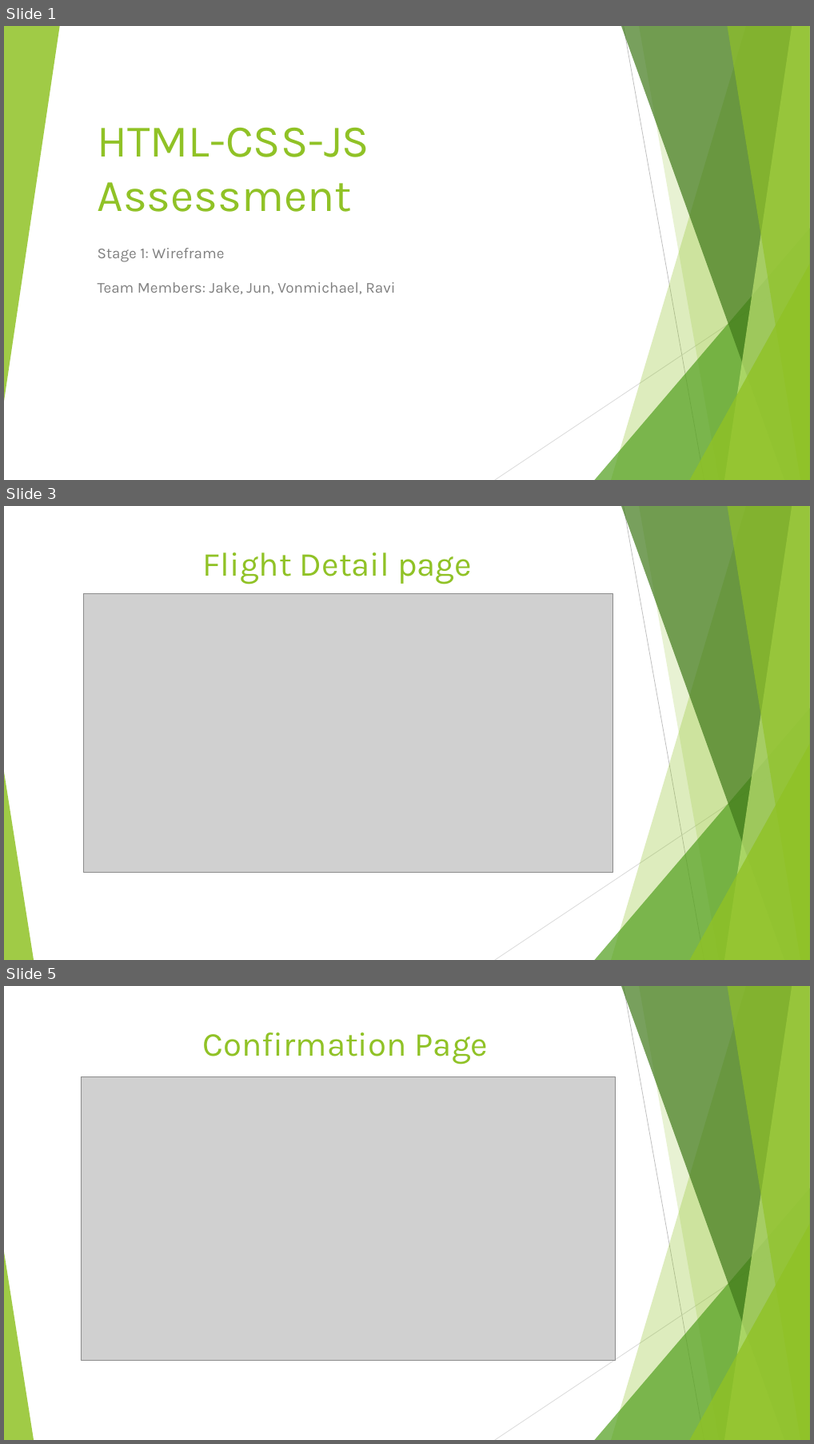
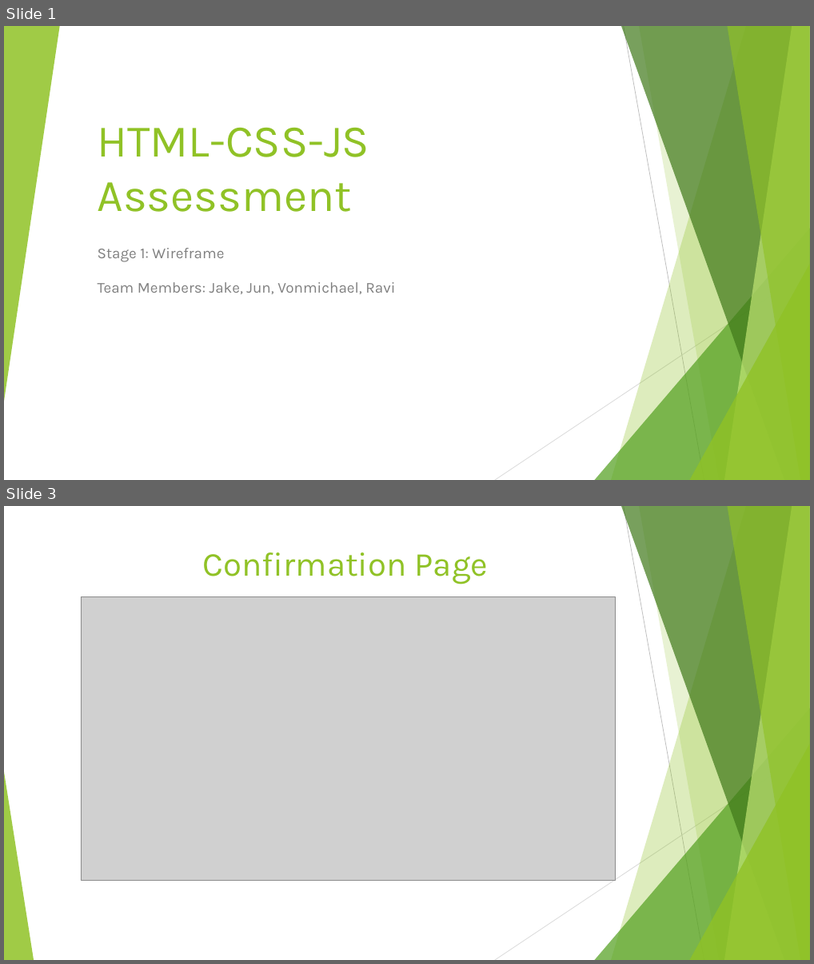
Before and after one commit to Ravikumar-Shah/HTML-CSS-JS-Assessment, a slide deck: HTML-CSS-JS-Assessment_Wireframe.pptx. Shown one above the other, each under a label of ours: slides 1, 3 and 5 before the commit, slides 1 and 3 after it; the slides between them are not shown. The pictures are 814x1444 and 814x964 pixels, drawn with LibreOffice and Linux fonts; fonts in the diff are those of the drawing; grey boxes stand for pictures. Boxes give left, top, right and bottom in pixels: in the first picture for what was removed or moved away, otherwise in the second. Text is boxed around its words. In the diff, an @@ line names an element or a change of style, - is before the commit and + after.

```diff
--- a/HTML-CSS-JS-Assessment_Wireframe.pptx
+++ b/HTML-CSS-JS-Assessment_Wireframe.pptx
@@ slide 3 removed at bbox=[4, 506, 810, 960], background #FFFFFF; not listed: 10 template elements that a slide beside it also shows @@
@@ title removed at bbox=[203, 552, 472, 584] @@
-Flight Detail page
@@ picture removed at bbox=[84, 594, 613, 872] @@
@@ what was slide 5 is now slide 3 @@
```
Also in this commit, not shown: 1 slide changed, 1 other slide removed.
